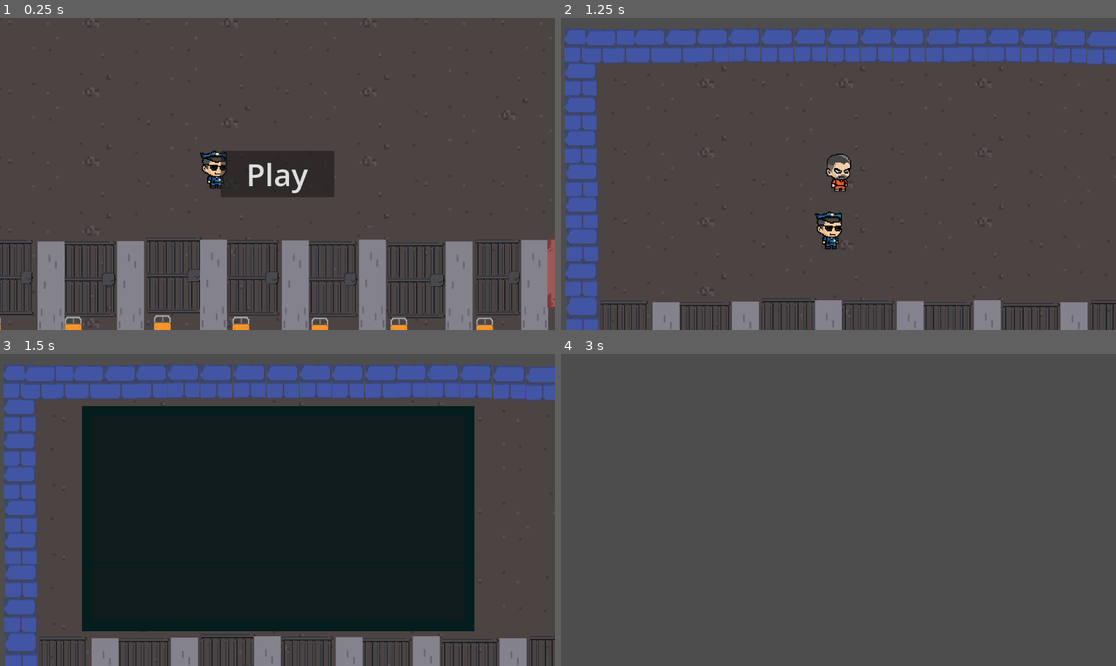
Above: before the commit, frames 1-4 (two rows, left to right).
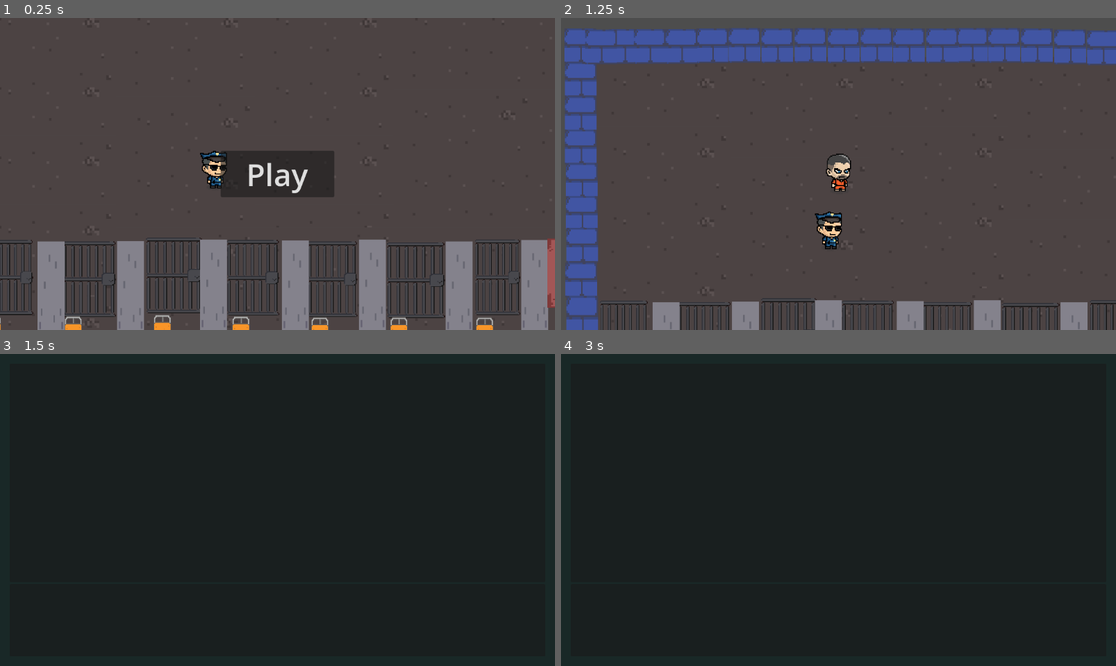
Above: after the commit, the same moments.

Repository: PrisonEscapeGame/main
Game: Godot game, scene res://main.tscn
The game is run twice, just before and just after one commit, with the same random seed, the same clock (stepped at 60 frames per second) and the same inputs.
Inputs (mouse positions are in pixels of both pictures, inside the frame that each line leads up to):
- Up to frame 1 (0.25 s): no input
- Up to frame 2 (1.25 s): click "Play" at 0.5 s
- Up to frame 3 (1.5 s): tap Enter at 1.25 s; move the mouse to (399, 494) at 1.27 s; hold D (move_right) from 1.28 s (still down); hold E (Speak) from 1.28 s (still down)
- Up to frame 4 (3 s): tap Space at 2 s; move the mouse to (727, 525) at 2.02 s; release D (move_right) at 2.03 s; release E (Speak) at 2.03 s; hold S (move_down) 2.03-2.78 s; tap E (Speak) at 2.1 s; move the mouse to (894, 441) at 2.77 s; hold D (move_right) from 2.78 s (still down); hold E (Speak) from 2.78 s (still down)

Frames 1-2 are identical in both runs. In frame 3, 48% of the frame differs, in the area x 0-100%, y 0-100%; in frame 4, 100%.

Commit message:
Made the new chat screen better

Diff:
--- a/chat.gd
+++ b/canvas_chat.gd
@@ -1,7 +1,6 @@
-extends Control
+extends CanvasLayer
 
 
-# Called when the node enters the scene tree for the first time.
 # Called when the node enters the scene tree for the first time.
 func _ready():
 	hide()
--- /dev/null
+++ b/canvas_chat.tscn
@@ -0,0 +1,35 @@
+[gd_scene load_steps=3 format=3 uid="uid://ca6fhom2h331a"]
+
+[ext_resource type="Script" path="res://canvas_chat.gd" id="1_eh4wt"]
+
+[sub_resource type="StyleBoxFlat" id="StyleBoxFlat_4tjmc"]
+bg_color = Color(0.0980392, 0.156863, 0.152941, 1)
+
+[node name="CanvasChat" type="CanvasLayer"]
+script = ExtResource("1_eh4wt")
+
+[node name="PanelContainer" type="PanelContainer" parent="."]
+anchors_preset = 15
+anchor_right = 1.0
+anchor_bottom = 1.0
+grow_horizontal = 2
+grow_vertical = 2
+theme_override_styles/panel = SubResource("StyleBoxFlat_4tjmc")
+
+[node name="MarginContainer" type="MarginContainer" parent="PanelContainer"]
+layout_mode = 2
+theme_override_constants/margin_left = 20
+theme_override_constants/margin_top = 20
+theme_override_constants/margin_right = 20
+theme_override_constants/margin_bottom = 20
+
+[node name="VBoxContainer" type="VBoxContainer" parent="PanelContainer/MarginContainer"]
+layout_mode = 2
+
+[node name="PanelContainer" type="PanelContainer" parent="PanelContainer/MarginContainer/VBoxContainer"]
+layout_mode = 2
+size_flags_vertical = 3
+
+[node name="PanelContainer2" type="PanelContainer" parent="PanelContainer/MarginContainer/VBoxContainer"]
+custom_minimum_size = Vector2(0, 150)
+layout_mode = 2
--- a/chat.tscn
+++ /dev/null
@@ -1,54 +0,0 @@
-[gd_scene load_steps=3 format=3 uid="uid://bpt0pu778w2u1"]
-
-[ext_resource type="Script" path="res://chat.gd" id="1_17c00"]
-
-[sub_resource type="StyleBoxFlat" id="StyleBoxFlat_j28p0"]
-bg_color = Color(0.0117647, 0.117647, 0.113725, 1)
-
-[node name="Chat" type="Control"]
-layout_mode = 3
-anchors_preset = 8
-anchor_left = 0.5
-anchor_top = 0.5
-anchor_right = 0.5
-anchor_bottom = 0.5
-offset_left = -408.0
-offset_top = -237.0
-offset_right = 408.0
-offset_bottom = 237.0
-grow_horizontal = 2
-grow_vertical = 2
-script = ExtResource("1_17c00")
-
-[node name="PanelContainer" type="PanelContainer" parent="."]
-layout_mode = 1
-anchors_preset = 8
-anchor_left = 0.5
-anchor_top = 0.5
-anchor_right = 0.5
-anchor_bottom = 0.5
-offset_left = -407.5
-offset_top = -234.0
-offset_right = 407.5
-offset_bottom = 234.0
-grow_horizontal = 2
-grow_vertical = 2
-theme_override_styles/panel = SubResource("StyleBoxFlat_j28p0")
-
-[node name="MarginContainer" type="MarginContainer" parent="PanelContainer"]
-layout_mode = 2
-theme_override_constants/margin_left = 20
-theme_override_constants/margin_top = 20
-theme_override_constants/margin_right = 20
-theme_override_constants/margin_bottom = 20
-
-[node name="VBoxContainer" type="VBoxContainer" parent="PanelContainer/MarginContainer"]
-layout_mode = 2
-
-[node name="Chat" type="PanelContainer" parent="PanelContainer/MarginContainer/VBoxContainer"]
-layout_mode = 2
-size_flags_vertical = 3
-
-[node name="TextArea" type="PanelContainer" parent="PanelContainer/MarginContainer/VBoxContainer"]
-custom_minimum_size = Vector2(0, 120)
-layout_mode = 2
--- a/dialogues/dialogue.tscn
+++ b/dialogues/dialogue.tscn
@@ -12,9 +12,9 @@
 anchor_top = 1.0
 anchor_right = 0.5
 anchor_bottom = 1.0
-offset_left = -524.0
+offset_left = -550.5
 offset_top = -171.0
-offset_right = 577.0
+offset_right = 550.5
 grow_horizontal = 2
 grow_vertical = 0
 scale = Vector2(0.931969, 0.911335)
--- a/guard_2.tscn
+++ b/guard_2.tscn
@@ -30,7 +30,7 @@
 radius = 143.031
 
 [node name="Guard2" type="CharacterBody2D"]
-position = Vector2(620, 298)
+position = Vector2(627, 299)
 collision_layer = 3
 collision_mask = 31
 script = ExtResource("1_4e6j8")
--- a/guard_talk.gd
+++ b/guard_talk.gd
@@ -17,7 +17,7 @@
 			$"..".setCurrentState()
 		else:
 			$"../Timer".start()
-			$"../../Chat".hide()
+			$"../../CanvasChat".hide()
 
 func pauseGame():
 	if activeDialogue:
@@ -28,7 +28,7 @@
 	activeDialogue = !activeDialogue
 
 func use_dialogue():
-	var dialogue = $"../../Chat"
+	var dialogue = $"../../CanvasChat"
 
 	if dialogue:
 		dialogue.start()
--- a/main.tscn
+++ b/main.tscn
@@ -7,7 +7,7 @@
 [ext_resource type="PackedScene" uid="uid://dolbxgpicb72h" path="res://guard_2.tscn" id="3_bw0sh"]
 [ext_resource type="PackedScene" uid="uid://b5ucihlf5tyhp" path="res://pause_menu.tscn" id="5_ugiyy"]
 [ext_resource type="PackedScene" uid="uid://cpj6yun1a51ru" path="res://level.tscn" id="6_ugln6"]
-[ext_resource type="PackedScene" uid="uid://bpt0pu778w2u1" path="res://chat.tscn" id="8_2bhe5"]
+[ext_resource type="PackedScene" uid="uid://ca6fhom2h331a" path="res://canvas_chat.tscn" id="8_l5hp8"]
 
 [sub_resource type="TileSetAtlasSource" id="TileSetAtlasSource_lo3vl"]
 texture = ExtResource("2_f25cb")
@@ -366,14 +366,6 @@
 offset_right = -131.711
 offset_bottom = -118.989
 
-[node name="Chat" parent="." instance=ExtResource("8_2bhe5")]
-offset_left = -407.0
-offset_top = -232.5
-offset_right = 407.0
-offset_bottom = 232.5
-size_flags_horizontal = 4
-size_flags_vertical = 4
-
 [node name="StartTimer" type="Timer" parent="."]
 
 [node name="StartPosition" type="Marker2D" parent="."]
@@ -381,4 +373,6 @@
 
 [node name="HUD" parent="." instance=ExtResource("2_ucm7d")]
 
+[node name="CanvasChat" parent="." instance=ExtResource("8_l5hp8")]
+
 [connection signal="play_game" from="HUD" to="." method="play_game"]
